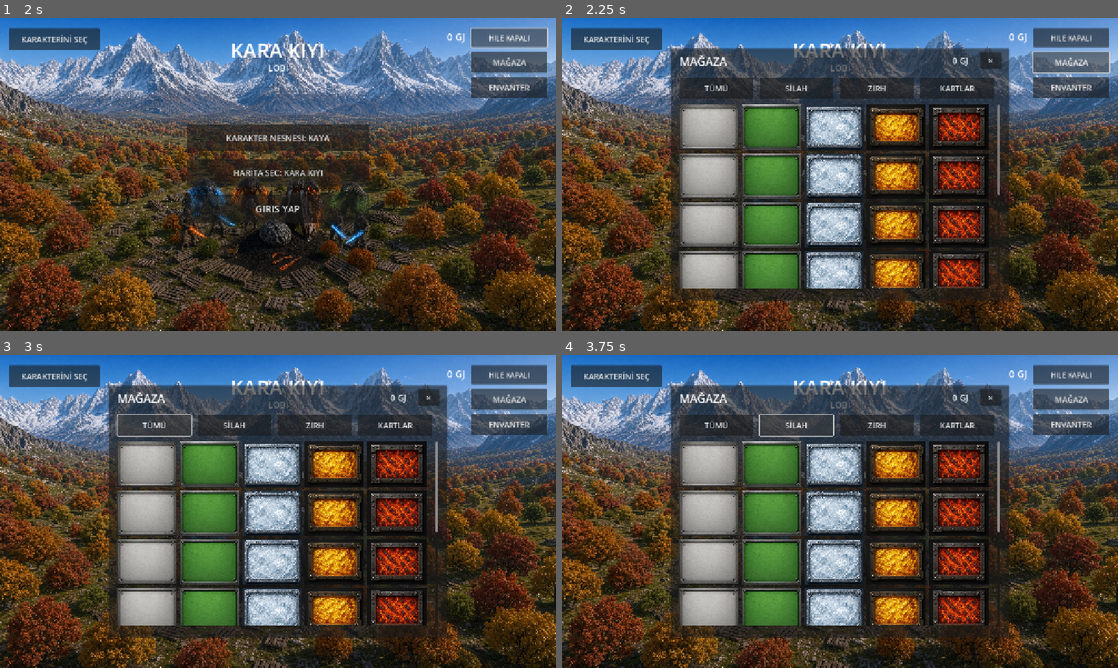
Above: before the commit, frames 1-4 (two rows, left to right).
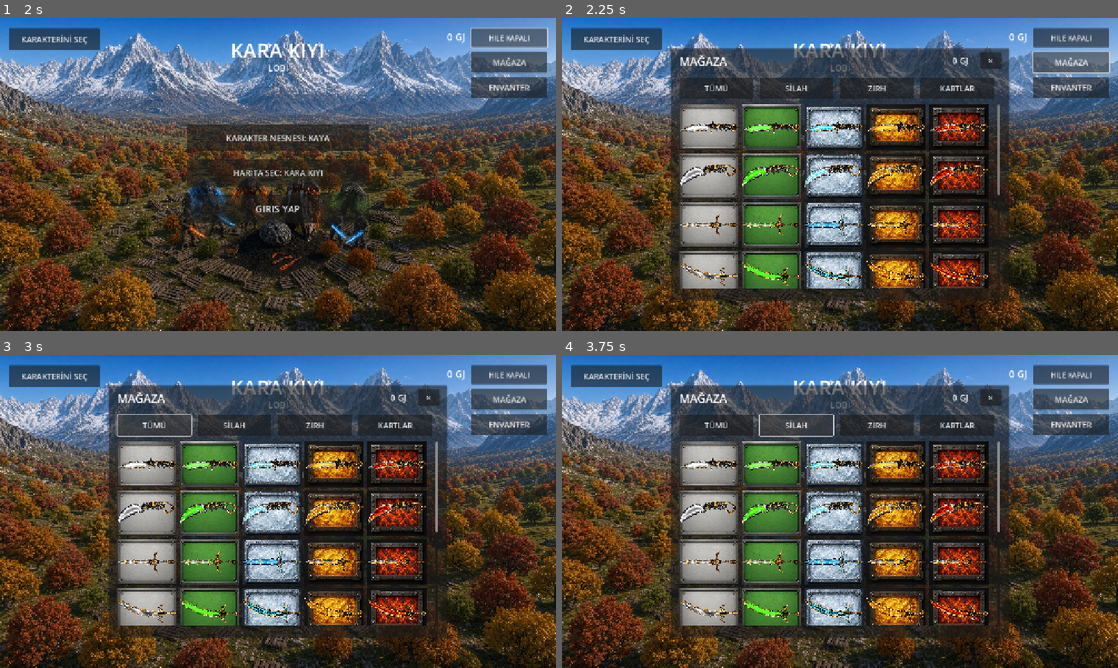
Above: after the commit, the same moments.

Repository: cantrsx-blip/GrayCardWars
Game: Godot game, scene res://scenes/Intro.tscn
Same seed, same stepped clock (60 frames per second), same inputs: the game is played once before the commit and once after it.
Inputs:
- Up to frame 1 (2 s): click "HILE KAPALI" at 0.5 s; click "HILE ACIK" at 1.25 s
- Up to frame 2 (2.25 s): click "MAĞAZA" at 2 s
- Up to frame 3 (3 s): click "TÜMÜ" at 2.75 s
- Up to frame 4 (3.75 s): click "SİLAH" at 3.5 s

Frame 1 is identical in both runs. In frame 2, 3.7% of the frame differs, in the area x 21-77%, y 32-86%; in frame 3, 3.7%; in frame 4, 3.7%.

Commit message:
Connect 40 new weapon variants to lobby store

Diff:
--- a/scripts/intro.gd
+++ b/scripts/intro.gd
@@ -15,10 +15,7 @@
 var lobby_inventory_panel: Panel
 var lobby_inventory: Dictionary = {}
 
-const STORE_WEAPON_PATHS := [
-	"res://Weapon1.png","res://Weapon2.png","res://Weapon3.png","res://Weapon4.png",
-	"res://Weapon5.png","res://Weapon6.png.png","res://Weapon7.png.png","res://Weapon8.png"
-]
+const STORE_WEAPON_VARIANTS := ["gumus","yesil","buz","gunes","lav"]
 const STORE_SLOT_BG := ["res://gumus.png","res://zehir.png","res://buz.jpg","res://gunes.png","res://lav.png"]
 
 const CHARACTERS := ["KAYA", "S.A.Z", "AKREP"]
@@ -339,8 +336,6 @@
 	grid.add_theme_constant_override("h_separation",8)
 	grid.add_theme_constant_override("v_separation",8)
 	scroll.add_child(grid)
-	var weapons=[]
-	for path in STORE_WEAPON_PATHS: weapons.append(_store_png_texture(path))
 	var show_weapon=category=="TÜMÜ" or category=="SİLAH"
 	var show_cards=category=="TÜMÜ" or category=="KARTLAR"
 	for i in 40:
@@ -361,8 +356,9 @@
 			fallback.color=Color(.2,.2,.2,1)
 			cell.add_child(fallback)
 		if show_weapon:
-			var row=int(i/5)
-			var tex=weapons[row]
+			var row=int(i/5)+1
+			var variant=STORE_WEAPON_VARIANTS[i % STORE_WEAPON_VARIANTS.size()]
+			var tex=_store_png_texture("res://weapon%d%s.png" % [row,variant])
 			if tex!=null:
 				var overlay=TextureRect.new()
 				overlay.set_anchors_and_offsets_preset(Control.PRESET_FULL_RECT)
